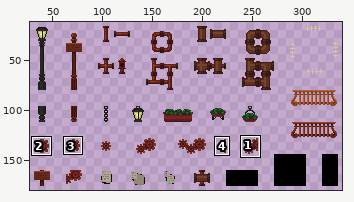
File history of a sprite sheet, Assets/Art/World/Tilemaps/SteamCity/Props/Steamcity Props.png. Above: a wide view before the commit, with the close-up outlined.
Close-up. Before the edit:
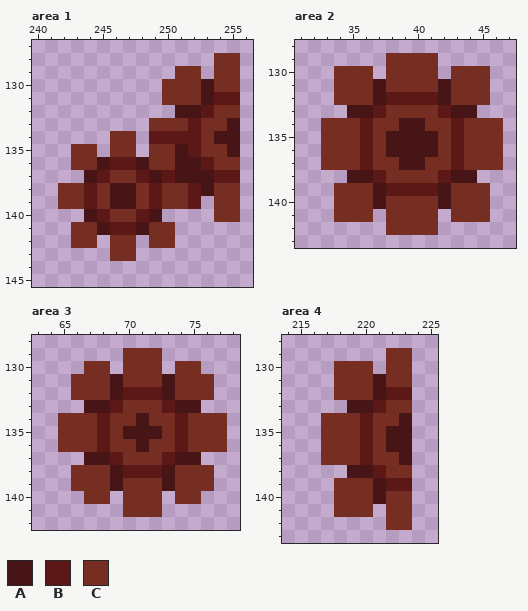
The file is 480x270 pixels. Colours within 5 levels of each other are drawn and written as one. Shown: area 1: x 240..256, y 127..145; area 2: x 31..47, y 128..143; area 3: x 63..78, y 128..142; area 4: x 214..225, y 128..143. The wide view leaves out empty margins. The commit also changed other parts of the picture, which this record leaves out.
Palette (. is transparent): A #471515  B #5c1717  C #762e22
After:
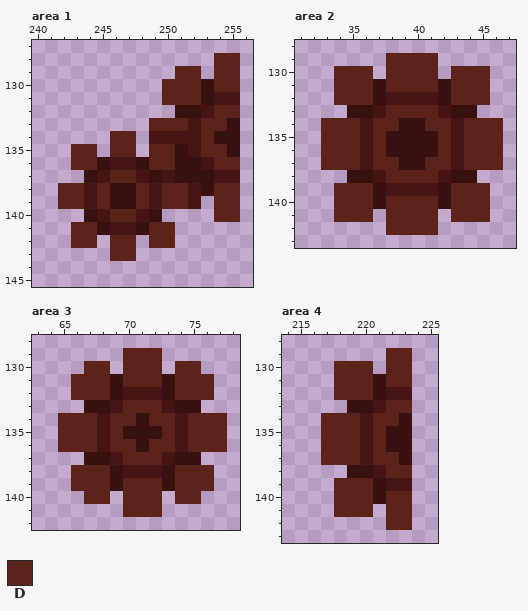
Colours new in this view: D #5c231a
Edits made:
colour A: #471515 -> #381110
colour B: #5c1717 -> #471515
Area 1:
y 128: x 254..255 CC -> DD
y 129: x 251..252 CC -> DD; x 254..255 CC -> DD
y 130: x 250..252 CCC -> DDD; x 254..255 CC -> DD
y 131: x 250..252 CCC -> DDD
y 132: x 254..255 CC -> DD
y 133: x 249..251 CCC -> DDD; x 253..254 CC -> DD
y 134: x 246..247 CC -> DD; x 253 C -> D
y 135: x 243..244 CC -> DD; x 246..247 CC -> DD; x 249..250 CC -> DD; x 253..254 CC -> DD
y 136: x 243..244 CC -> DD; x 249..250 CC -> DD; x 254..255 CC -> DD
y 137: x 246..247 CC -> DD
y 138..139: x 242..243 CC -> DD; x 245 C -> D; x 248 C -> D; x 250..251 CC -> DD; x 254..255 CC -> DD
y 140: x 246..247 CC -> DD; x 254..255 CC -> DD
y 141: x 243..244 CC -> DD; x 249..250 CC -> DD
y 142: x 243..244 CC -> DD; x 246..247 CC -> DD; x 249..250 CC -> DD
y 143: x 246..247 CC -> DD
Area 2:
y 129: x 38..41 CCCC -> DDDD
y 130..131: x 34..36 CCC -> DDD; x 38..41 CCCC -> DDDD; x 43..45 CCC -> DDD
y 132: x 34..36 CCC -> DDD; x 43..45 CCC -> DDD
y 133: x 38..41 CCCC -> DDDD
y 134: x 33..35 CCC -> DDD; x 37..38 CC -> DD; x 41..42 CC -> DD; x 44..46 CCC -> DDD
y 135..136: x 33..35 CCC -> DDD; x 37 C -> D; x 42 C -> D; x 44..46 CCC -> DDD
y 137: x 33..35 CCC -> DDD; x 37..38 CC -> DD; x 41..42 CC -> DD; x 44..46 CCC -> DDD
y 138: x 38..41 CCCC -> DDDD
y 139: x 34..36 CCC -> DDD; x 43..45 CCC -> DDD
y 140..141: x 34..36 CCC -> DDD; x 38..41 CCCC -> DDDD; x 43..45 CCC -> DDD
y 142: x 38..41 CCCC -> DDDD
Area 3:
y 129: x 70..72 CCC -> DDD
y 130: x 67..68 CC -> DD; x 70..72 CCC -> DDD; x 74..75 CC -> DD
y 131: x 66..68 CCC -> DDD; x 70..72 CCC -> DDD; x 74..76 CCC -> DDD
y 132: x 66..68 CCC -> DDD; x 74..76 CCC -> DDD
y 133: x 70..72 CCC -> DDD
y 134: x 65..67 CCC -> DDD; x 69..70 CC -> DD; x 72..73 CC -> DD; x 75..77 CCC -> DDD
y 135: x 65..67 CCC -> DDD; x 69 C -> D; x 73 C -> D; x 75..77 CCC -> DDD
y 136: x 65..67 CCC -> DDD; x 69..70 CC -> DD; x 72..73 CC -> DD; x 75..77 CCC -> DDD
y 137: x 70..72 CCC -> DDD
y 138: x 66..68 CCC -> DDD; x 74..76 CCC -> DDD
y 139: x 66..68 CCC -> DDD; x 70..72 CCC -> DDD; x 74..76 CCC -> DDD
y 140: x 67..68 CC -> DD; x 70..72 CCC -> DDD; x 74..75 CC -> DD
y 141: x 70..72 CCC -> DDD
Area 4:
y 129: x 222..223 CC -> DD
y 130..131: x 218..220 CCC -> DDD; x 222..223 CC -> DD
y 132: x 218..220 CCC -> DDD
y 133: x 222..223 CC -> DD
y 134: x 217..219 CCC -> DDD; x 221..222 CC -> DD
y 135..136: x 217..219 CCC -> DDD; x 221 C -> D
y 137: x 217..219 CCC -> DDD; x 221..222 CC -> DD
y 138: x 222..223 CC -> DD
y 139: x 218..220 CCC -> DDD
y 140..141: x 218..220 CCC -> DDD; x 222..223 CC -> DD
y 142: x 222..223 CC -> DD
Changed places in both close-ups, as pixel boxes (x1, y1, x2, y2):
changed: (58, 53, 240, 261)
changed: (321, 53, 503, 235)
changed: (58, 348, 227, 517)
changed: (321, 348, 412, 530)
